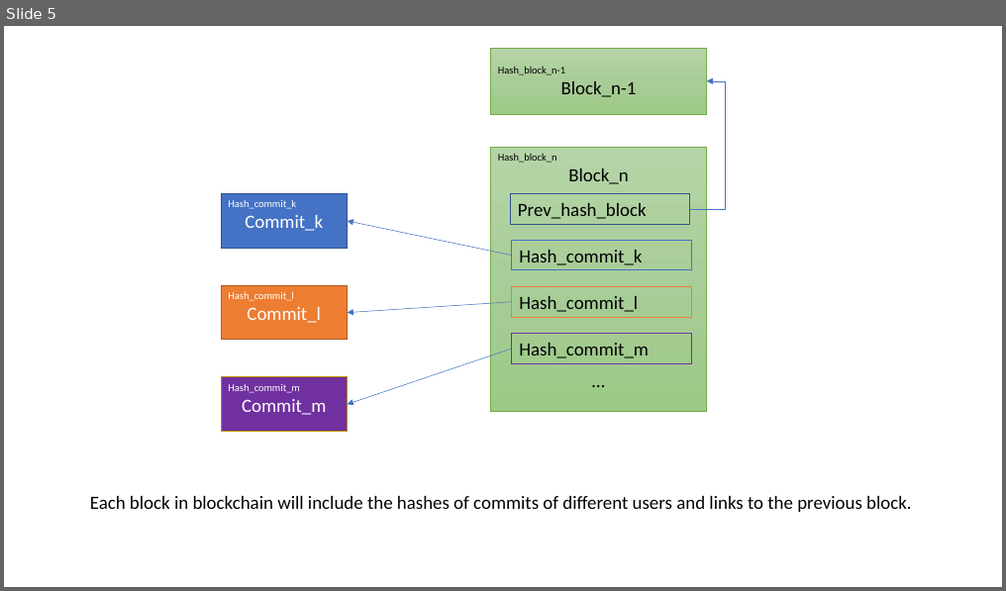
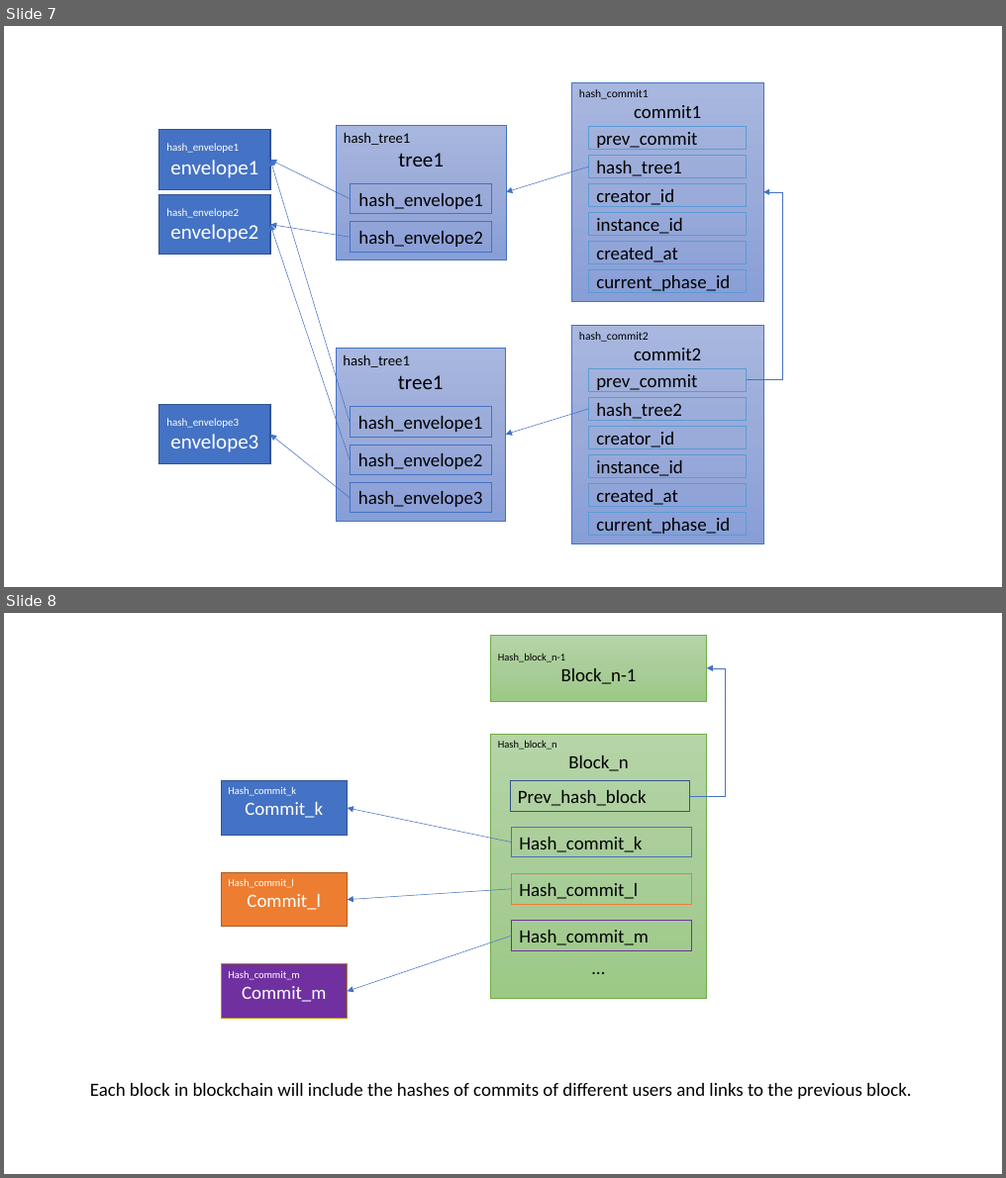
Before and after one commit to Phamsianh/diplomova_prace, a slide deck: documentation/git + blockchain inspiration.pptx. Shown one above the other, each under a label of ours: slide 5 before the commit, slides 7 and 8 after it. The pictures are 1006x591 and 1006x1178 pixels, drawn with LibreOffice and Linux fonts; fonts in the diff are those of the drawing. Boxes give left, top, right and bottom in pixels: in the first picture for what was removed or moved away, otherwise in the second. Text is boxed around its words. In the diff, an @@ line names an element or a change of style, - is before the commit and + after.

```diff
--- a/documentation/git + blockchain inspiration.pptx
+++ b/documentation/git + blockchain inspiration.pptx
@@ slide 7 added at [4, 26, 1002, 587], background #FFFFFF @@
@@ rectangle added at [159, 130, 269, 190], fill #4472C4, outline #325491 1 pt, 10.5 pt, text #FFFFFF @@
+hash_envelope1
+envelope1
@@ rectangle added at [337, 125, 506, 260], fill gradient #A8B7DF to #9AABD9 to #889ED7, outline #4472C4 0.5 pt, 14 pt, text #000000 @@
+hash_tree1
+tree1
@@ arrow added from (350, 199) to (270, 160), #4472C4 0.5 pt @@
@@ arrow added from (350, 422) to (270, 160), #4472C4 0.5 pt @@
@@ arrow added from (589, 167) to (506, 192), #4472C4 0.5 pt @@
@@ rectangle added at [159, 194, 269, 255], fill #4472C4, outline #325491 1 pt, 10.5 pt, text #FFFFFF @@
+hash_envelope2
+envelope2
@@ rectangle added at [350, 184, 492, 214], outline #4472C4 0.75 pt, 18 pt, text #000000 @@
+hash_envelope1
@@ elbow arrow added from (746, 380) to (764, 192), #4472C4 0.5 pt @@
@@ arrow added from (350, 237) to (270, 224), #4472C4 0.5 pt @@
@@ arrow added from (350, 461) to (270, 224), #4472C4 0.5 pt @@
@@ rectangle added at [350, 222, 492, 252], outline #4472C4 0.75 pt, 18 pt, text #000000 @@
+hash_envelope2
@@ group added at [572, 82, 764, 302]: 7 rectangles @@
+hash_commit1
+commit1
+hash_tree1
+instance_id
+creator_id
+prev_commit
+created_at
+current_phase_id
@@ rectangle added at [159, 405, 269, 465], fill #4472C4, outline #325491 1 pt, 10.5 pt, text #FFFFFF @@
+hash_envelope3
+envelope3
@@ arrow added from (589, 409) to (506, 435), #4472C4 0.5 pt @@
@@ arrow added from (350, 498) to (270, 435), #4472C4 0.5 pt @@
@@ group added at [336, 348, 506, 522]: 4 rectangles @@
+hash_tree1
+tree1
+hash_envelope1
+hash_envelope2
+hash_envelope3
@@ group added at [572, 325, 764, 544]: 7 rectangles @@
+hash_commit2
+commit2
+hash_tree2
+instance_id
+creator_id
+prev_commit
+created_at
+current_phase_id
@@ what was slide 5 is now slide 8 @@
```
Also in this commit, not shown: 2 other slides added, 1 other file.
